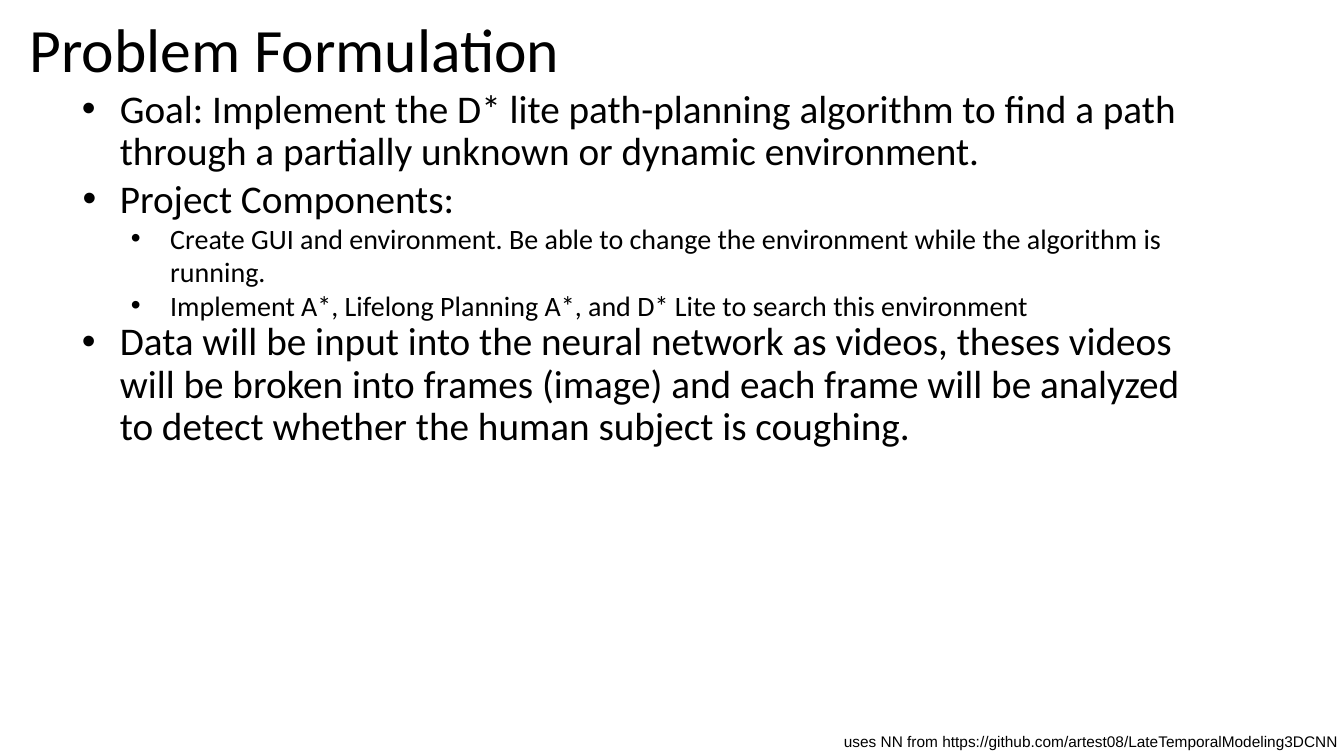
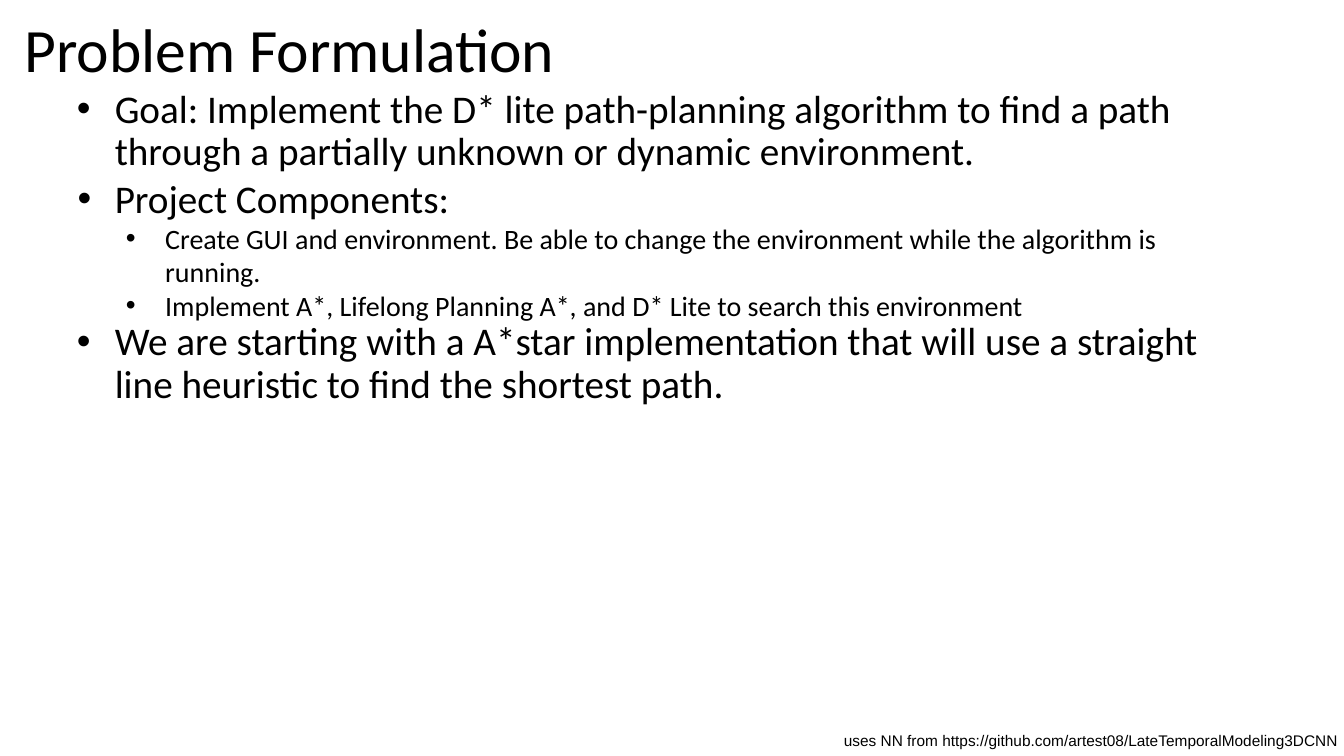
Before and after one commit to andrew-helms/Pathplanner, a slide deck: slide 2 of Project check-in 1.pptx. Drawn at 1344x756 pixels with LibreOffice and Linux fonts; fonts in the diff are those of the drawing. Boxes give left, top, right and bottom in pixels: in the first picture for what was removed or moved away, otherwise in the second. Text is boxed around its words. In the diff, an @@ line names an element or a change of style, - is before the commit and + after.

Commit message:
Changed AStar file to PathFinder

```diff
--- a/Project check-in 1.pptx
+++ b/Project check-in 1.pptx
@@ title "Problem Formulation": place and size @@
-title "Problem Formulation" at (29,29,559,73)
+title "Problem Formulation" at (24,29,554,73)
@@ text at (115,327,1197,405): text changed @@
-• Data will be input into the neural network as videos, theses videos will be broken into frames (image) and each frame will be analyzed to detect whether the human subject is coughing.
+• We are starting with a A*star implementation that will use a straight line heuristic to find the shortest path.
```
Also in this commit, not shown: 1 other slide changed, 2 slides added, 2 slides removed, 37 other files.
